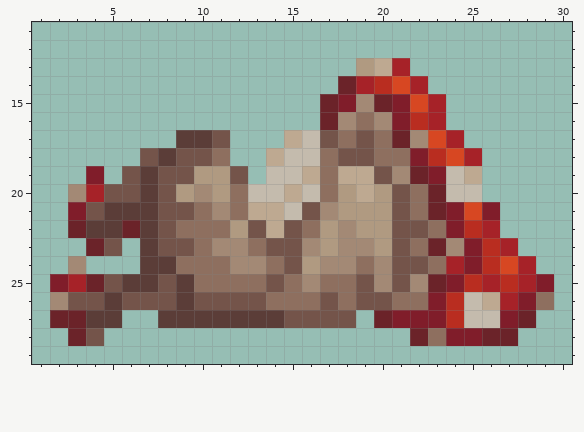
Pixel-art sprite -- Resources/Textures/_CP14/Mobs/Monster/flyagaric.rsi/dead.png. The picture above was drawn from the file before the commit.
The file is 32x32 pixels. Shown: x 1..30, y 11..29.
New version:
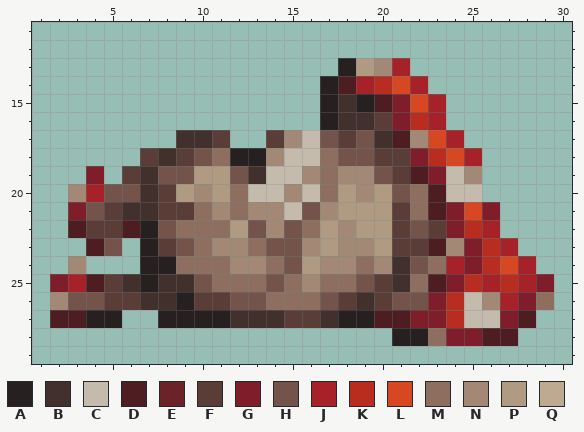
Palette (. is transparent): A #262120  B #42302c  C #c4bbad  D #4d1d21  E #6b2329  F #5b3d38  G #801d2a  H #74544a  J #a62228  K #b92d20  L #d74722  M #8e6f5f  N #a38975  P #b09a81  Q #bea991
Edits made:
y 13: x 18 . -> A; x 20 Q -> N
y 14: x 17..18 .E -> AD
y 15: x 17..20 EGNE -> ABAD
y 16: x 17..20 ENMN -> ABBF
y 17: x 9..11 FFH -> BBF; x 14..15 .Q -> FN; x 18 M -> F; x 20..21 ME -> BD
y 18: x 7..9 HFH -> FBF; x 12..14 ..Q -> AAN; x 20..21 MM -> FF
y 19: x 6..7 HF -> FB; x 13 . -> B; x 16 Q -> N; x 18..19 QQ -> NN; x 21..22 NE -> FD; x 25 Q -> N
y 20: x 7..8 FH -> BF; x 15 Q -> N; x 19 Q -> N; x 23 E -> D
y 21: x 6..9 FFHH -> BBFF; x 13..14 QQ -> NN; x 21 H -> F; x 23 E -> D
y 22: x 3 E -> D; x 6..7 EF -> DA; x 14 Q -> N; x 21 H -> F; x 23 M -> F
y 23: x 4 E -> D; x 7..8 FH -> AF; x 21..23 HME -> FFD
y 24: x 7..8 FF -> AA; x 21 H -> B
y 25: x 4..10 EHFFHFM -> DFBABBH; x 20..23 NHNE -> FBMD
y 26: x 6..11 HHHFHH -> FBBAFF; x 18..22 MHHMM -> FBFHH; x 26 Q -> N
y 27: x 2..5 EEFF -> DDAA; x 8..21 FFFFFFFHHHH.EG -> AAAABBBFFBAADD; x 28 E -> D
y 28: x 3..4 EH -> ..; x 21..22 .E -> AA; x 26..27 EE -> DD
Boxes around the changes in both pictures, in picture pixels (x1, y1, x2, y2):
changed: (50, 58, 536, 346)
